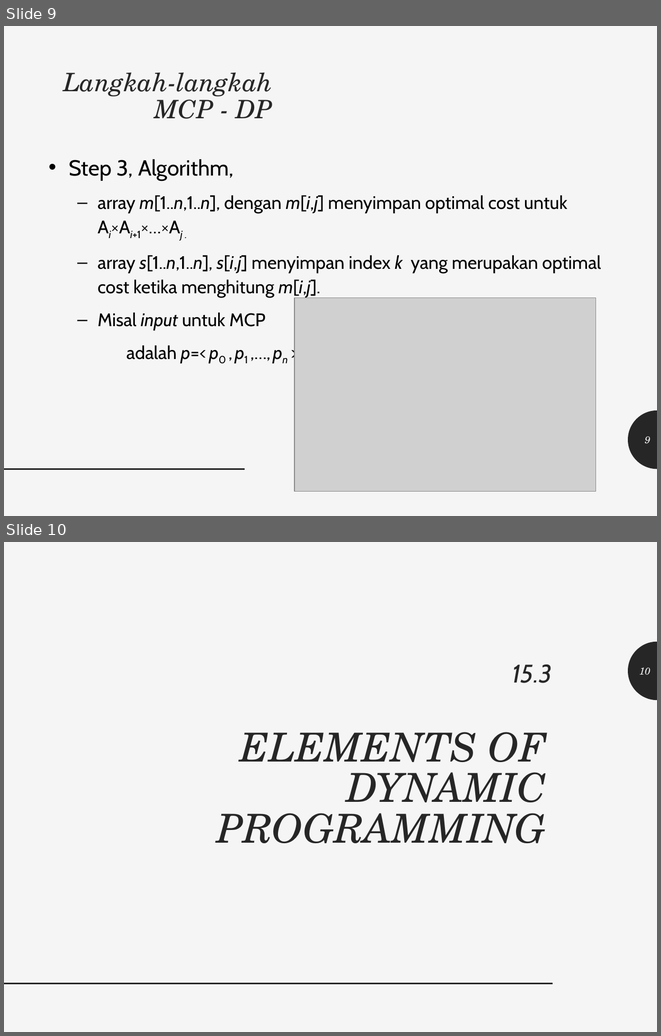
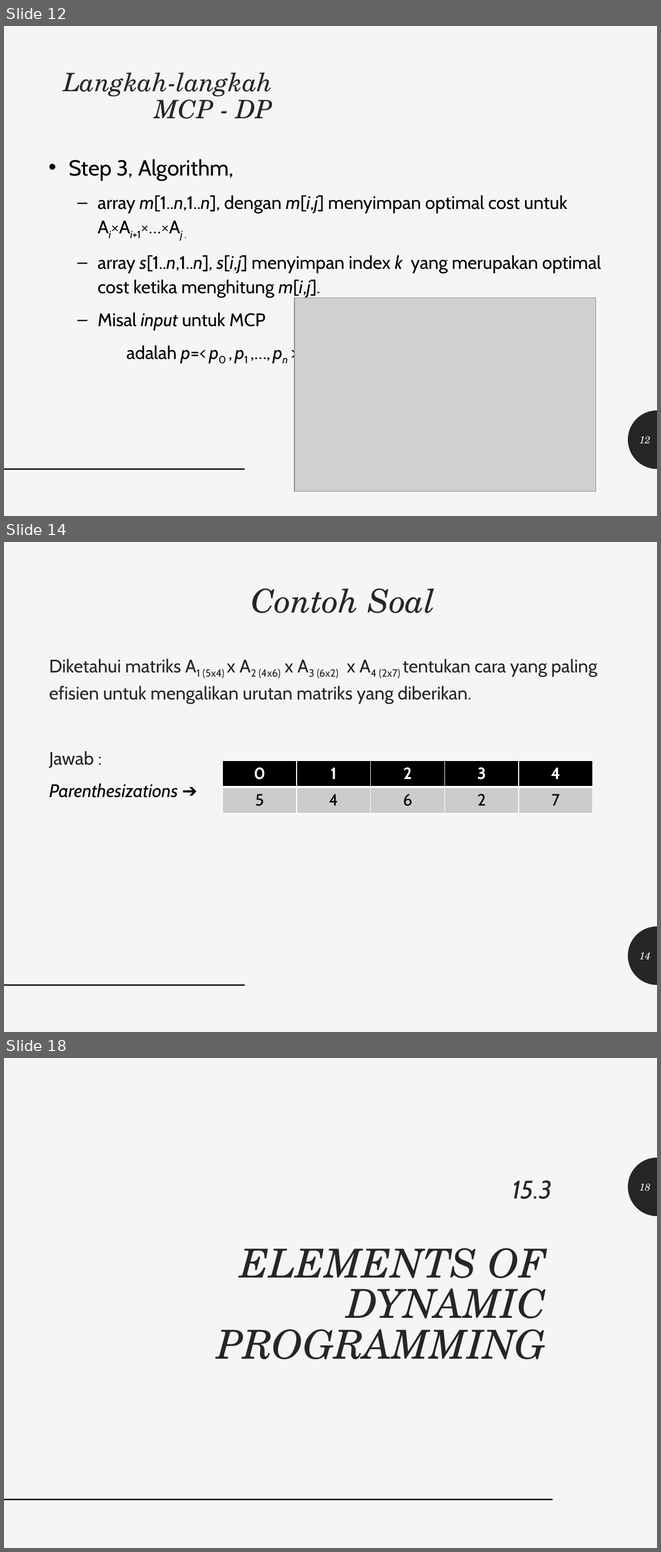
Before and after one commit to realicejoanne/analgo-01, a slide deck: Kelas - 5 (Presentasi UAS)/Analgo.pptx. Shown one above the other, each under a label of ours: slides 9 and 10 before the commit, slides 12, 14 and 18 after it; the slides between them are not shown. The pictures are 661x1036 and 661x1552 pixels, drawn with LibreOffice and Linux fonts; fonts in the diff are those of the drawing; grey boxes stand for pictures. Boxes give left, top, right and bottom in pixels: in the first picture for what was removed or moved away, otherwise in the second. Text is boxed around its words. In the diff, an @@ line names an element or a change of style, - is before the commit and + after.

```diff
--- a/Kelas - 5 (Presentasi UAS)/Analgo.pptx
+++ b/Kelas - 5 (Presentasi UAS)/Analgo.pptx
@@ slide 14 added at (4,542,657,1032), background #F5F5F5; not listed: 2 template elements that a slide beside it also shows @@
@@ title added at (252,588,435,613), 36 pt, text #262626, italic @@
+Contoh Soal
@@ text added at (49,659,597,797), 20 pt, text #262626 @@
+Diketahui matriks A1 (5x4) x A2 (4x6) x A3 (6x2) x A4 (2x7) tentukan cara yang paling efisien untuk mengalikan urutan matriks yang diberikan.
+Jawab :
+Parenthesizations ➔
@@ table added at (223,760,592,812), 2 rows, 5 columns @@
+0 | 1 | 2 | 3 | 4
+5 | 4 | 6 | 2 | 7
@@ page number added at (639,952,651,959), 11 pt, text #F5F5F5, italic @@
+14
@@ what was slide 9 is now slide 12 @@
@@ page number at (639,436,651,443): text changed @@
-9
+12
@@ what was slide 10 is now slide 18 @@
@@ page number at (639,1183,651,1191): text changed @@
-10
+18
```
Also in this commit, not shown: 1 slide changed, 19 other slides added, 4 other files.
